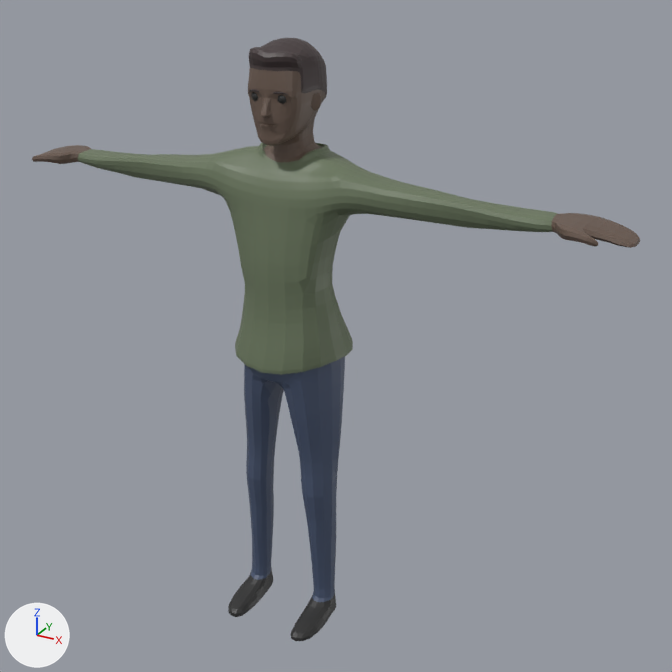
An edit to the glTF model simulator/viewer/models/worker.glb, drawn before and after from the same camera.
The view is the same before and after, from a 50 mm camera at (3.63, -5.82, 5.56) aimed at (0.34, 0.16, 2.57). The axes (+X, +Y, +Z) are drawn at lower left. The lights are the same throughout. The first picture is the older version. Vertices at exactly the same position are counted once.

Names of what the first picture shows: 'BaseHuman'.
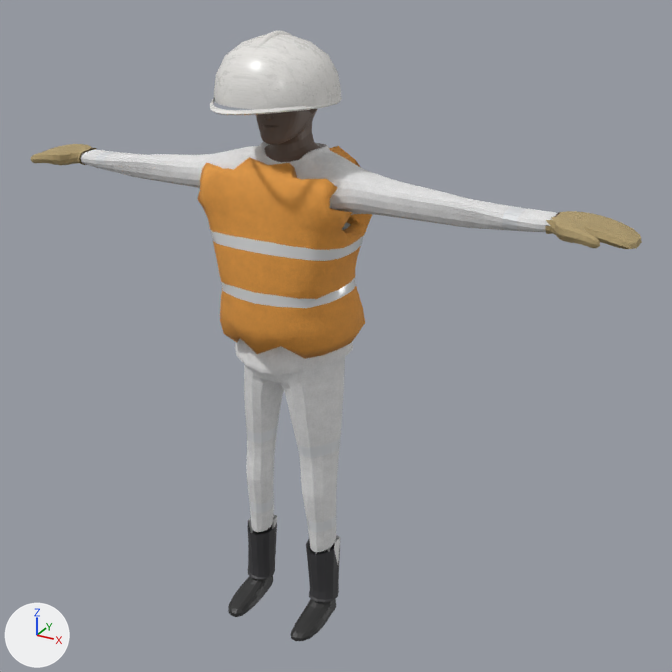
Where the change shows, as pixel boxes [x1, y1, x2, y2] in the pictures (672 x 672 px; the box of a moved part takes in the faces that stretch with it):
'BaseHuman', surface changed, reshaped: before [32, 38, 640, 641]; after [31, 108, 642, 641]
'LifeVest', added (orange): after [198, 146, 372, 359]
    faces in mat_vest: [198, 146, 372, 359]
    faces in mat_vesttape (white #ecedef): [210, 222, 365, 308]
'HardHat', added: after [210, 31, 342, 115]
part 1 of me_cylinder_002, moved or reshaped: before [248, 38, 327, 148]; after [256, 108, 318, 148]
part 2 of me_cylinder_002, moved or reshaped: before [32, 145, 93, 164]; after [31, 144, 122, 172]
part 3 of me_cylinder_002, moved or reshaped: before [545, 213, 640, 248]; after [488, 205, 642, 249]
part 4 of me_cylinder_002, built on: before [251, 517, 336, 602]; after [245, 413, 342, 602]
part 5 of me_cylinder_002, recoloured (dark blue to grey): [244, 356, 345, 552] in both

Patch to the scene script:
```diff
--- a/simulator/viewer/models/worker.glb.py
+++ b/simulator/viewer/models/worker.glb.py
@@ mat_shirt @@
 mat_shirt = bpy.data.materials.new('Shirt')
-# nodes: BsdfPrincipled, OutputMaterial
-# colours: greyish green #6a775e
+# nodes: BsdfPrincipled, NormalMap, OutputMaterial, SeparateColor, TexImage x3
+# uses the picture img_coverall_base
+# uses the picture img_coverall_normal
+# uses the picture img_coverall_orm
@@ mat_gloves @@
+mat_gloves = bpy.data.materials.new('Gloves')
+# colours: brown #c4ad7c
+# uses the picture img_coverall_base
+# uses the picture img_coverall_normal
+# uses the picture img_coverall_orm
@@ mat_boots @@
+mat_boots = bpy.data.materials.new('Boots')
+# colours: dark grey #3f3f42
+# uses the picture img_boot_base
+# uses the picture img_boot_normal
+# uses the picture img_boot_orm
@@ mat_vest @@
+mat_vest = bpy.data.materials.new('Vest')
+# colours: orange #ffad4b
+# uses the picture img_coverall_base
+# uses the picture img_coverall_normal
+# uses the picture img_coverall_orm
@@ mat_helmet @@
+mat_helmet = bpy.data.materials.new('Helmet')
+# colours: white #f9f9f7
+# uses the picture img_helmet_base
+# uses the picture img_helmet_normal
+# uses the picture img_helmet_orm
@@ me_cylinder_002 @@
-me_cylinder_002.from_pydata(...)  # 4216 vertices, 8404 faces; spans x -2.58..2.58, y -0.53..0.48, z 0.0..4.84
+me_cylinder_002.from_pydata(...)  # 4653 vertices, 9108 faces; spans x -2.59..2.59, y -0.53..0.48, z 0.0..4.77
+# me_cylinder_002 part 1: 467 vertices moved from x -0.23..0.23, y -0.24..0.39, z 4.13..4.63 to x -0.21..0.21, y -0.24..0.36, z 4.13..4.58; 1222 vertices removed from x -0.28..0.28, y -0.28..0.37, z 4.25..4.84; 1050 vertices added at x -0.23..0.23, y -0.25..0.34, z 4.24..4.77
+# me_cylinder_002 part 2: 1 vertex moved within x -2.33, y -0.17, z 3.75; 210 vertices removed from x -2.58..-2.02, y -0.22..0.24, z 3.7..3.83; 290 vertices added at x -2.59..-1.72, y -0.23..0.25, z 3.69..3.84
+# me_cylinder_002 part 3: 1 vertex moved within x 2.33, y -0.17, z 3.75; 197 vertices removed from x 2.03..2.58, y -0.22..0.24, z 3.7..3.83; 280 vertices added at x 1.72..2.59, y -0.23..0.25, z 3.69..3.84
+# me_cylinder_002 part 4: 84 vertices removed from x -0.42..0.42, y -0.13..0.08, z 0.18..0.48; 358 vertices added at x -0.46..0.46, y -0.22..0.15, z 0.15..1.72
+# me_cylinder_002 part 5: 640 faces spanning x -0.45..0.45, y -0.32..0.39, z 0.67..2.6 switch from mat_pants (dark blue #48546e) to mat_shirt
+# other edits to the shape of me_cylinder_002 do not show in these pictures
 me_cylinder_002.materials.append(mat_skin)
@@ me_cylinder_002 @@
 me_cylinder_002.materials.append(mat_hair)
+me_cylinder_002.materials.append(mat_boots)
+me_cylinder_002.materials.append(mat_gloves)
+me_cylinder_002.materials.append(mat_tape)  # white #e7eaec
@@ ob_lifevest @@
+ob_lifevest = bpy.data.objects.new('LifeVest', me_lifevest)  # 1000 vertices, 2000 faces; spans x -0.64..0.64, y -0.47..0.58, z 2.52..4.03; in mat_vesttape (white #ecedef)
+ob_lifevest.location = (0.0, 0.0, 0.0)
@@ ob_hardhat @@
+ob_hardhat = bpy.data.objects.new('HardHat', me_hardhat)  # 505 vertices, 828 faces; spans x -0.457..0.457, y -0.764..0.379, z 4.433..4.905; in mat_hatband (dark grey #505055)
+ob_hardhat.location = (0.0, 0.0, 0.0)
```
